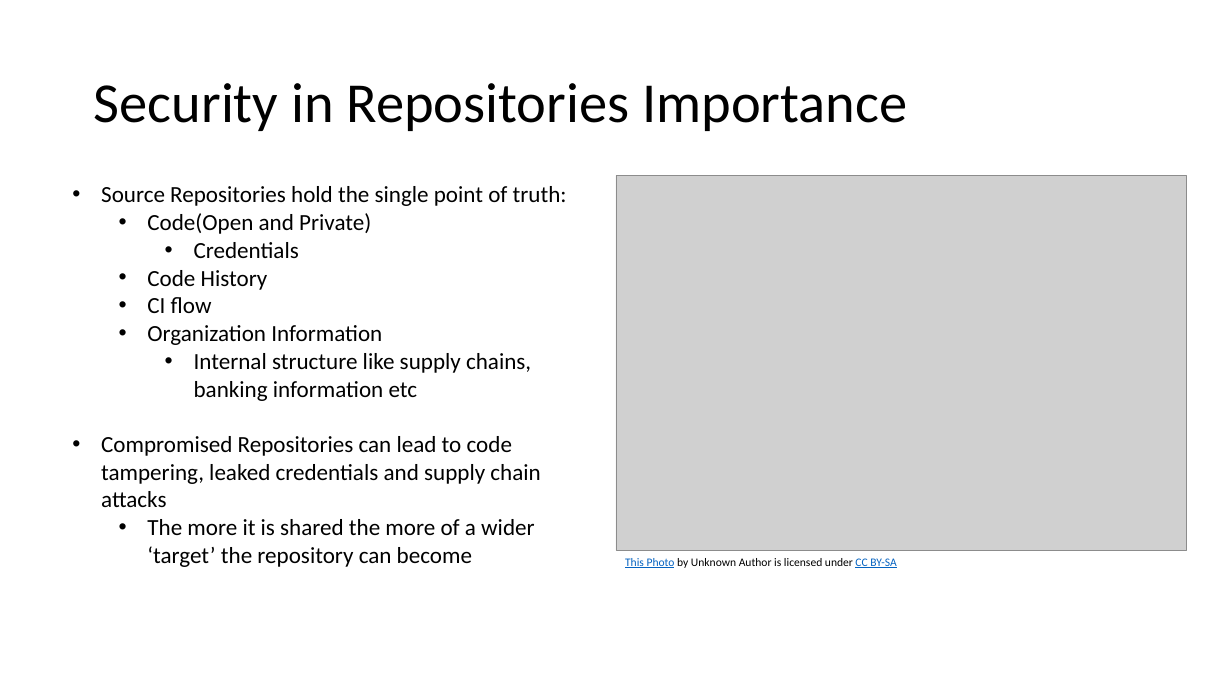
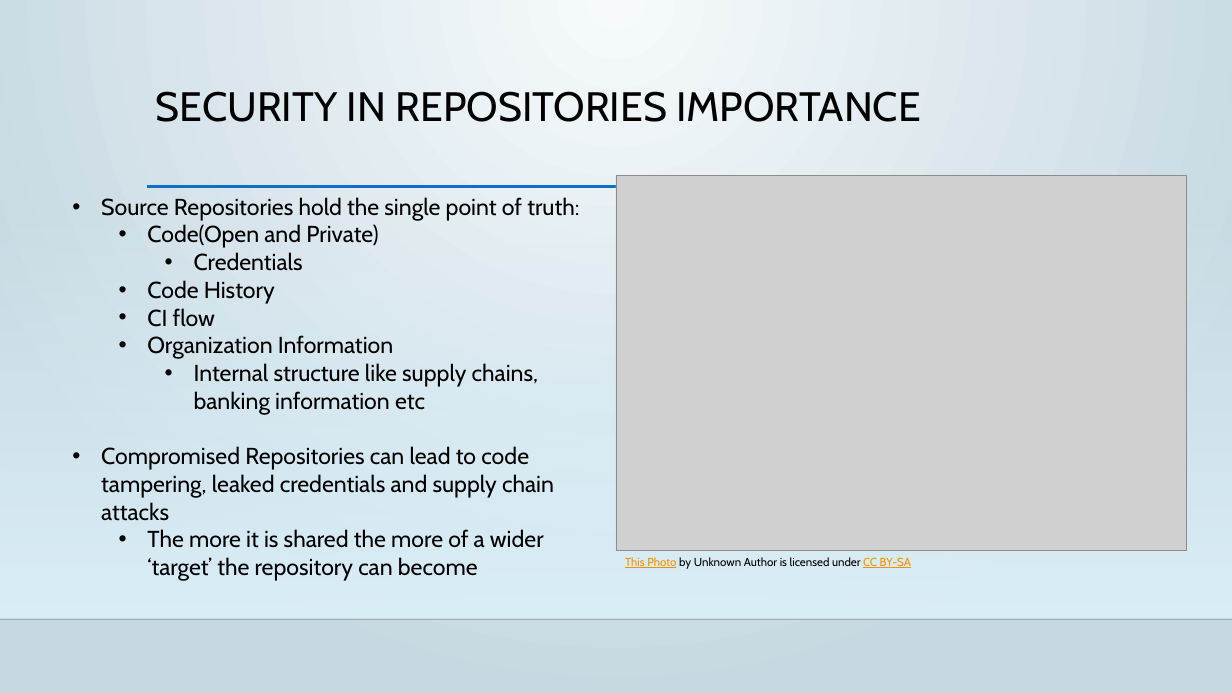
Before and after one commit to D-Faison/csd-380, a slide deck: slide 2 of module-11/Faison_11_SecuirtyControls.pptx. Drawn at 1232x693 pixels with LibreOffice and Linux fonts; fonts in the diff are those of the drawing; grey boxes stand for pictures; background and template pictures are left out. Boxes give left, top, right and bottom in pixels: in the first picture for what was removed or moved away, otherwise in the second. Text is boxed around its words. In the diff, an @@ line names an element or a change of style, - is before the commit and + after.

```diff
--- a/module-11/Faison_11_SecuirtyControls.pptx
+++ b/module-11/Faison_11_SecuirtyControls.pptx
@@ background #FFFFFF to gradient #F6FBFD to #C7D9E2 @@
@@ title "SECURITY IN REPOSITORIES IMPORTANCE" at (156, 91, 921, 122): vertical alignment middle to top @@
@@ title at (156, 91, 921, 122): text changed; size 44 to 32 pt; font Calibri to Cabin @@
-Security in Repositories Importance
+SECURITY IN REPOSITORIES IMPORTANCE
@@ rectangle added at (0, 204, 1232, 619), fill gradient #DBEFF9 @@
@@ text "Source Repositories hold the single ...": place and size @@
-text "Source Repositories hold the single ..." at (101, 186, 567, 567)
+text "Source Repositories hold the single ..." at (101, 197, 579, 581)
@@ text "Source Repositories hold the single ..." at (101, 197, 579, 581): font Calibri to Cabin @@
@@ line added from (147, 187) to (1118, 187), #0F6FC6 2.5 pt @@
@@ text "This Photo by Unknown Author ..." at (625, 557, 911, 569): font Calibri to Cabin; text colour #0563C1 to #F49100 in "This Photo CC BY-SA" @@
@@ line added from (0, 619) to (1232, 619), #000001 1 pt @@
```
Also in this commit, not shown: 8 other slides changed.
